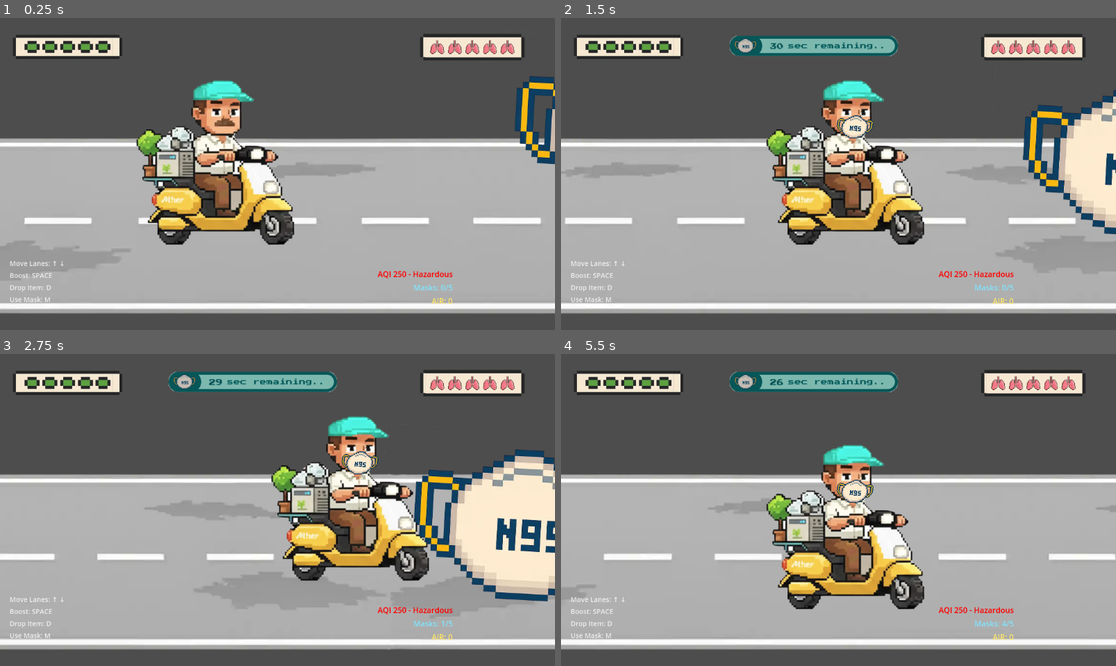
Above: before the commit, frames 1-4 (two rows, left to right).
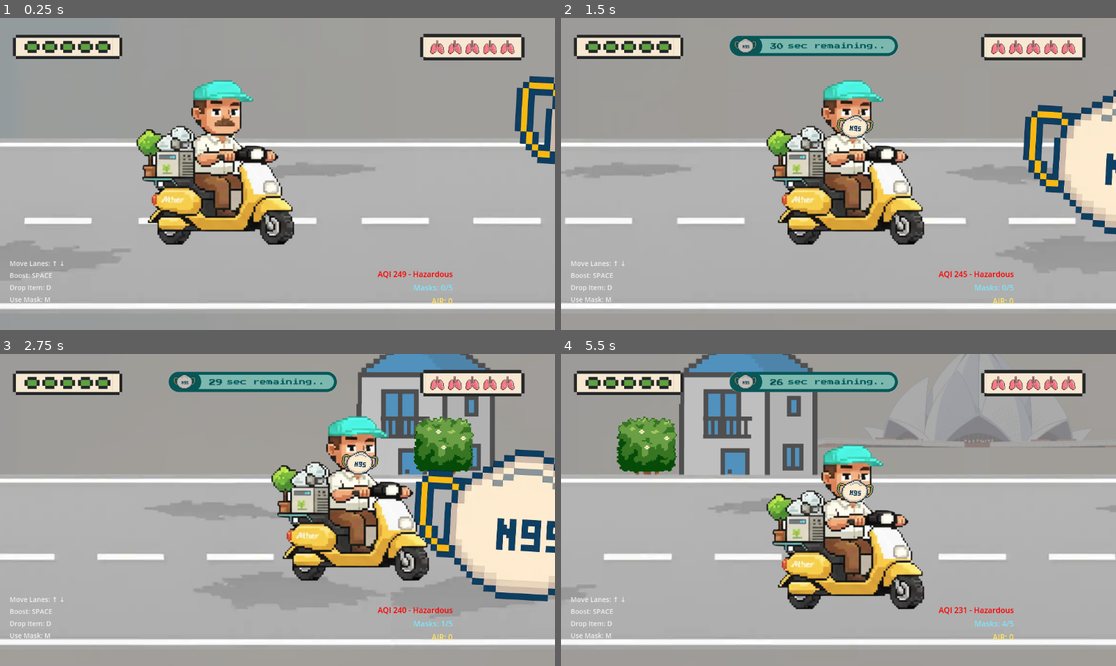
Above: after the commit, the same moments.

Repository: hr1juldey/breath_rush
Game: Godot game, scene res://scenes/Main.tscn
Two runs of this game, one before a commit and one after it. Both use one fixed random seed, a clock stepped at 60 frames per second and the inputs below.
Inputs (mouse positions are in pixels of both pictures, inside the frame that each line leads up to):
- Up to frame 1 (0.25 s): no input
- Up to frame 2 (1.5 s): tap Enter at 0.5 s; move the mouse to (960, 158) at 0.52 s; hold Right (ui_right) 0.53-1.25 s; hold Shift 0.53-1.25 s; click (960, 158) at 0.67 s; tap Space at 0.77 s; drag from (727, 189) to (1016, 161) at 1.27 s
- Up to frame 3 (2.75 s): move the mouse to (333, 441) at 2.02 s; hold Right (ui_right) from 2.03 s (still down); tap Ctrl at 2.1 s
- Up to frame 4 (5.5 s): release Right (ui_right) at 2.75 s; drag from (810, 572) to (1016, 497) at 2.77 s; move the mouse to (1005, 556) at 3.52 s; hold Left (ui_left) 3.53-4.25 s; hold H 3.53-4.25 s; tap Space at 3.77 s; drag from (672, 463) to (988, 469) at 4.27 s; move the mouse to (866, 510) at 5.02 s; hold Down from 5.03 s (still down); hold Shift from 5.03 s (still down); click (866, 510) at 5.17 s

The runs differ from the first frame. In frame 1, 38% of the frame differs, in the area x 0-100%, y 0-100%; in frame 2, 36%; in frame 3, 35%; in frame 4, 36%.

Commit message:
feat: Add EV charger and enhance environment visuals
Introduce a new `EVCharger` scene, providing a new interactive element in the game world. This includes its visual representation, collision, and associated script.

Refactor the parallax background system in `Main.tscn` by replacing the generic parallax controller with dedicated spawner components (`FarLayerSpawner`, `MidLayerSpawner`, `FrontLayerSpawner`). This improves modularity, allows for dynamic loading of diverse parallax assets, and facilitates more varied and detailed backgrounds.

Update the sky and smog rendering to utilize dedicated texture assets (`sky_bad.webp`, `sky_ok.webp`, `sky_clear.webp`, `smog_overlay.webp`) instead of shader-generated colors or generic white textures. This significantly enhances visual fidelity and allows for more artist-driven environmental effects.

Diff:
--- /dev/null
+++ b/scenes/EVCharger.tscn
@@ -0,0 +1,18 @@
+[gd_scene load_steps=3 format=3 uid="uid://ev_charger_scene"]
+
+[ext_resource type="Script" path="res://scripts/EVCharger.gd" id="1_charger"]
+[ext_resource type="Texture2D" path="res://assets/pickups/ev_charger.webp" id="2_charger_texture"]
+
+[sub_resource type="RectangleShape2D" id="ChargerCollision"]
+size = Vector2(80, 120)
+
+[node name="EVCharger" type="Area2D"]
+collision_layer = 4
+collision_mask = 1
+script = ExtResource("1_charger")
+
+[node name="Sprite2D" type="Sprite2D" parent="."]
+texture = ExtResource("2_charger_texture")
+
+[node name="CollisionShape2D" type="CollisionShape2D" parent="."]
+shape = SubResource("ChargerCollision")
--- a/scenes/Main.tscn
+++ b/scenes/Main.tscn
@@ -1,9 +1,8 @@
-[gd_scene load_steps=24 format=3 uid="uid://bre1xmdt1w2k6"]
+[gd_scene load_steps=20 format=3 uid="uid://bre1xmdt1w2k6"]
 
 [ext_resource type="Script" uid="uid://m4up31qjvh40" path="res://scripts/Game.gd" id="1_1r2jk"]
 [ext_resource type="Script" uid="uid://dxap4jwikaan7" path="res://scripts/RoadScroll.gd" id="3_6l9m2"]
 [ext_resource type="Script" uid="uid://chbh558ddgqet" path="res://scripts/Spawner.gd" id="4_7n3o5"]
-[ext_resource type="Script" path="res://scripts/ParallaxController.gd" id="4_parallax"]
 [ext_resource type="Script" path="res://scripts/SkyController.gd" id="5_sky_ctrl"]
 [ext_resource type="Script" path="res://scripts/SmogController.gd" id="6_smog_ctrl"]
 [ext_resource type="Script" path="res://scripts/components/spawner/ObstacleSpawner.gd" id="5_obstacle"]
@@ -15,26 +14,21 @@
 [ext_resource type="PackedScene" uid="uid://d6jl4a6t8i" path="res://scenes/HUD.tscn" id="11_hud_scene"]
 [ext_resource type="Shader" path="res://shaders/sky_shader.gdshader" id="12_sky_shader"]
 [ext_resource type="Shader" path="res://shaders/smog_shader.gdshader" id="13_smog_shader"]
-
-[sub_resource type="Image" id="WhiteImage"]
-width = 1
-height = 1
-format = "RGB8"
-data = PackedByteArray(255, 255, 255)
-
-[sub_resource type="ImageTexture" id="WhiteTexture"]
-image = SubResource("WhiteImage")
+[ext_resource type="Texture2D" path="res://assets/vfx/smog_overlay.webp" id="14_smog_overlay"]
+[ext_resource type="Texture2D" path="res://assets/skies/sky_bad.webp" id="15_sky_bad"]
+[ext_resource type="Texture2D" path="res://assets/skies/sky_ok.webp" id="16_sky_ok"]
+[ext_resource type="Texture2D" path="res://assets/skies/sky_clear.webp" id="17_sky_clear"]
+[ext_resource type="Script" path="res://scripts/components/parallax/FarLayerSpawner.gd" id="22_far_spawner"]
+[ext_resource type="Script" path="res://scripts/components/parallax/MidLayerSpawner.gd" id="23_mid_spawner"]
+[ext_resource type="Script" path="res://scripts/components/parallax/FrontLayerSpawner.gd" id="24_front_spawner"]
 
 [sub_resource type="ShaderMaterial" id="SkyShaderMaterial"]
 shader = ExtResource("12_sky_shader")
 shader_parameter/sky_state = 2
 shader_parameter/transition_progress = 1.0
-shader_parameter/bad_sky_top = Color(0.75, 0.65, 0.5, 1)
-shader_parameter/bad_sky_bottom = Color(0.55, 0.45, 0.35, 1)
-shader_parameter/ok_sky_top = Color(0.82, 0.78, 0.7, 1)
-shader_parameter/ok_sky_bottom = Color(0.68, 0.62, 0.52, 1)
-shader_parameter/clear_sky_top = Color(0.45, 0.75, 1, 1)
-shader_parameter/clear_sky_bottom = Color(0.3, 0.55, 0.85, 1)
+shader_parameter/sky_bad_texture = ExtResource("15_sky_bad")
+shader_parameter/sky_ok_texture = ExtResource("16_sky_ok")
+shader_parameter/sky_clear_texture = ExtResource("17_sky_clear")
 
 [sub_resource type="ShaderMaterial" id="SmogShaderMaterial_1"]
 shader = ExtResource("13_smog_shader")
@@ -70,7 +64,7 @@
 [node name="SkyShaderSprite" type="Sprite2D" parent="ParallaxBG/SkyLayer"]
 position = Vector2(480, 240)
 scale = Vector2(10, 10)
-texture = SubResource("WhiteTexture")
+texture = ExtResource("14_smog_overlay")
 material = SubResource("SkyShaderMaterial")
 script = ExtResource("5_sky_ctrl")
 
@@ -80,13 +74,14 @@
 [node name="SmogShaderSprite_1" type="Sprite2D" parent="ParallaxBG/SmogLayer_1"]
 position = Vector2(480, 240)
 scale = Vector2(10, 10)
-texture = SubResource("WhiteTexture")
+texture = ExtResource("14_smog_overlay")
 material = SubResource("SmogShaderMaterial_1")
 
 [node name="FarLayer" type="ParallaxLayer" parent="ParallaxBG"]
 motion_scale = Vector2(0.3, 0)
 
-[node name="FarNode" type="Node2D" parent="ParallaxBG/FarLayer"]
+[node name="FarLayerSpawner" type="Node" parent="ParallaxBG/FarLayer"]
+script = ExtResource("22_far_spawner")
 
 [node name="SmogLayer_2" type="ParallaxLayer" parent="ParallaxBG"]
 motion_scale = Vector2(0.45, 0)
@@ -94,13 +89,14 @@
 [node name="SmogShaderSprite_2" type="Sprite2D" parent="ParallaxBG/SmogLayer_2"]
 position = Vector2(480, 240)
 scale = Vector2(10, 10)
-texture = SubResource("WhiteTexture")
+texture = ExtResource("14_smog_overlay")
 material = SubResource("SmogShaderMaterial_2")
 
 [node name="MidLayer" type="ParallaxLayer" parent="ParallaxBG"]
 motion_scale = Vector2(0.6, 0)
 
-[node name="MidNode" type="Node2D" parent="ParallaxBG/MidLayer"]
+[node name="MidLayerSpawner" type="Node" parent="ParallaxBG/MidLayer"]
+script = ExtResource("23_mid_spawner")
 
 [node name="SmogLayer_3" type="ParallaxLayer" parent="ParallaxBG"]
 motion_scale = Vector2(0.75, 0)
@@ -108,13 +104,14 @@
 [node name="SmogShaderSprite_3" type="Sprite2D" parent="ParallaxBG/SmogLayer_3"]
 position = Vector2(480, 240)
 scale = Vector2(10, 10)
-texture = SubResource("WhiteTexture")
+texture = ExtResource("14_smog_overlay")
 material = SubResource("SmogShaderMaterial_3")
 
 [node name="FrontLayer" type="ParallaxLayer" parent="ParallaxBG"]
 motion_scale = Vector2(0.9, 0)
 
-[node name="FrontNode" type="Node2D" parent="ParallaxBG/FrontLayer"]
+[node name="FrontLayerSpawner" type="Node" parent="ParallaxBG/FrontLayer"]
+script = ExtResource("24_front_spawner")
 
 [node name="SmogManager" type="Node" parent="ParallaxBG"]
 script = ExtResource("6_smog_ctrl")
--- /dev/null
+++ b/scripts/EVCharger.gd
@@ -0,0 +1,70 @@
+extends Area2D
+class_name EVCharger
+
+## EV Charging Station - spawns only when player battery is low
+## Pauses world scrolling for 5 seconds while recharging
+
+signal charging_started
+signal charging_complete
+
+var scroll_speed = 400.0
+var is_charging = false
+var charge_duration = 5.0
+var charge_timer = 0.0
+
+@onready var sprite = $Sprite2D
+@onready var collision = $CollisionShape2D
+
+func _ready():
+	body_entered.connect(_on_body_entered)
+	area_entered.connect(_on_area_entered)
+
+func _physics_process(delta):
+	if not is_charging:
+		# Scroll left
+		global_position.x -= scroll_speed * delta
+
+		# Despawn if off-screen
+		if global_position.x < -100:
+			queue_free()
+	else:
+		# Charging - update timer
+		charge_timer += delta
+		if charge_timer >= charge_duration:
+			_finish_charging()
+
+func _on_body_entered(body):
+	if body.name == "Player" and not is_charging:
+		_start_charging(body)
+
+func _on_area_entered(area):
+	if area.get_parent().name == "Player" and not is_charging:
+		_start_charging(area.get_parent())
+
+func _start_charging(player: Node):
+	"""Start charging sequence"""
+	is_charging = true
+	charge_timer = 0.0
+
+	# Notify player battery to enter charging zone
+	var battery_component = player.get_node_or_null("PlayerBattery")
+	if battery_component:
+		battery_component.enter_charging_zone()
+
+	# Emit signal to pause world
+	charging_started.emit()
+
+	print("[EVCharger] Charging started - 5 second pause")
+
+func _finish_charging():
+	"""Complete charging and resume world"""
+	is_charging = false
+	charging_complete.emit()
+
+	print("[EVCharger] Charging complete - resuming world")
+
+	# Despawn after use
+	queue_free()
+
+func set_scroll_speed(speed: float):
+	scroll_speed = speed
--- a/scripts/Game.gd
+++ b/scripts/Game.gd
@@ -28,6 +28,7 @@
 var base_scroll_speed = 400.0
 var boost_multiplier = 1.35
 var game_over = false
+var world_paused = false
 
 func _ready():
 	# Load configurations
@@ -46,6 +47,19 @@
 	if smog_controller and smog_controller.has_method("set_aqi"):
 		smog_controller.set_aqi(current_aqi)
 
+	# Tween AQI from 250 to 50 over 60 seconds (TEST FEATURE)
+	var tween = create_tween()
+	tween.set_trans(Tween.TRANS_LINEAR)
+	tween.tween_method(
+		func(aqi: float):
+			current_aqi = aqi
+			if sky_controller and sky_controller.has_method("set_aqi"):
+				sky_controller.set_aqi(current_aqi)
+			if smog_controller and smog_controller.has_method("set_aqi"):
+				smog_controller.set_aqi(current_aqi),
+		250.0, 50.0, 60.0
+	)
+
 	# Initialize first chunk
 	load_chunk_data()
 	if chunks_data.size() > 0:
@@ -55,6 +69,10 @@
 	connect_delivery_zones()
 
 func _process(delta):
+	# Skip updates if world is paused
+	if world_paused:
+		return
+
 	# Update run distance
 	run_distance += scroll_speed * delta
 
@@ -277,3 +295,13 @@
 		for pickup in spawner.pickup_pool:
 			if is_instance_valid(pickup) and pickup.has_method("set_scroll_speed"):
 				pickup.set_scroll_speed(scroll_speed)
+
+func pause_world_scroll() -> void:
+	"""Pause world scrolling for EV charger"""
+	world_paused = true
+	print("[Game] World scrolling PAUSED for charging")
+
+func resume_world_scroll() -> void:
+	"""Resume world scrolling after charging"""
+	world_paused = false
+	print("[Game] World scrolling RESUMED after charging")
--- a/scripts/Spawner.gd
+++ b/scripts/Spawner.gd
@@ -48,18 +48,25 @@
 	print("[Spawner] ========== All Components Initialized ==========")
 
 func _find_player() -> void:
-	"""Find player reference for chunk manager"""
+	"""Find player reference for chunk manager and pickup spawner"""
 	var parent = get_parent()
 	if parent:
 		player_ref = parent.find_child("Player")
 		if player_ref and chunk_manager:
 			chunk_manager.setup(player_ref)
 			print("[Spawner] ✓ ChunkManager ready with player reference")
+		if player_ref and pickup_spawner:
+			pickup_spawner.set_player_reference(player_ref)
+			print("[Spawner] ✓ PickupSpawner has player reference for EV charger")
 
 func _process(_delta: float) -> void:
 	"""Coordinate all spawning components"""
 	if not chunk_manager:
 		return
+
+	# Check if EV charger should spawn (low battery)
+	if pickup_spawner and pickup_spawner.should_spawn_ev_charger():
+		pickup_spawner.spawn_ev_charger(1100.0, 420.0)  # Spawn ahead on road
 
 	# Get next obstacle spawn from chunk manager
 	var obstacle_spawn = chunk_manager.get_next_obstacle_spawn()
@@ -71,14 +78,15 @@
 		if obstacle_spawner:
 			obstacle_spawner.spawn_obstacle(x, y, type)
 
-	# Get next pickup spawn from chunk manager
+	# Get next pickup spawn from chunk manager (exclude EV charger from random spawning)
 	var pickup_spawn = chunk_manager.get_next_pickup_spawn()
 	if not pickup_spawn.is_empty():
 		var x = pickup_spawn.get("x", 960)
 		var y = pickup_spawn.get("y", 300)
 		var type = pickup_spawn.get("type", "mask")
 
-		if pickup_spawner:
+		# Only spawn masks, not chargers
+		if pickup_spawner and type == "mask":
 			pickup_spawner.spawn_pickup(x, y, type)
 
 # === Public API (Delegate to components) ===
--- /dev/null
+++ b/scripts/components/parallax/FarLayerSpawner.gd
@@ -0,0 +1,30 @@
+extends ParallaxLayerSpawner
+class_name FarLayerSpawner
+
+## Spawns distant landmarks: Laal Kila, Hauskhas, CP, etc.
+## Only ONE monument visible per screen (realistic design)
+
+func _ready():
+	# Far layer settings - landmarks sit on horizon
+	pool_size = 1  # Only 1 monument at a time
+	spawn_interval_min = 8.0  # Long interval between monuments
+	spawn_interval_max = 12.0
+	y_position = 530.0  # Horizon line from SS/6.png
+	y_variance = 5.0
+	base_scale = 0.4
+	scale_variance = 0.05
+	despawn_x = -400.0
+	spawn_x = 1300.0
+	motion_scale = 0.3
+
+	# Load textures from assets/parallax/
+	textures = [
+		preload("res://assets/parallax/Laal_kila.webp"),
+		preload("res://assets/parallax/Hauskhas.webp"),
+		preload("res://assets/parallax/CP.webp"),
+		preload("res://assets/parallax/Lotus_park.webp"),
+		preload("res://assets/parallax/Hanuman.webp"),
+		preload("res://assets/parallax/Select_City_mall.webp"),
+	]
+
+	super._ready()
--- /dev/null
+++ b/scripts/components/parallax/FrontLayerSpawner.gd
@@ -0,0 +1,29 @@
+extends ParallaxLayerSpawner
+class_name FrontLayerSpawner
+
+## Spawns foreground elements: trees, fruit stalls
+## Largest scale, fastest movement (motion_scale 0.9)
+
+func _ready():
+	# Front layer settings - trees/decorations sit on horizon
+	pool_size = 6
+	spawn_interval_min = 2.5
+	spawn_interval_max = 5.0
+	y_position = 530.0  # Horizon line
+	y_variance = 5.0
+	base_scale = 0.25
+	scale_variance = 0.05
+	despawn_x = -250.0
+	spawn_x = 1200.0
+	motion_scale = 0.9
+
+	# Load textures from assets/parallax/
+	textures = [
+		preload("res://assets/parallax/tree_1.webp"),
+		preload("res://assets/parallax/tree_2.webp"),
+		preload("res://assets/parallax/tree_3.webp"),
+		preload("res://assets/parallax/fruit_stall.webp"),
+		preload("res://assets/parallax/billboard.webp"),
+	]
+
+	super._ready()
--- /dev/null
+++ b/scripts/components/parallax/MidLayerSpawner.gd
@@ -0,0 +1,30 @@
+extends ParallaxLayerSpawner
+class_name MidLayerSpawner
+
+## Spawns mid-ground buildings: restaurant, pharmacy, shops
+## Medium size, medium speed (motion_scale 0.6)
+
+func _ready():
+	# Mid layer settings - buildings sit on horizon
+	pool_size = 5
+	spawn_interval_min = 3.0
+	spawn_interval_max = 6.0
+	y_position = 530.0  # Horizon line
+	y_variance = 3.0
+	base_scale = 0.35
+	scale_variance = 0.05
+	despawn_x = -300.0
+	spawn_x = 1250.0
+	motion_scale = 0.6
+
+	# Load textures from assets/parallax/
+	textures = [
+		preload("res://assets/parallax/restaurant.webp"),
+		preload("res://assets/parallax/pharmacy.webp"),
+		preload("res://assets/parallax/shop.webp"),
+		preload("res://assets/parallax/home_1.webp"),
+		preload("res://assets/parallax/building_generic.webp"),
+		preload("res://assets/parallax/two_storey_building.webp"),
+	]
+
+	super._ready()
--- /dev/null
+++ b/scripts/components/parallax/ParallaxLayerSpawner.gd
@@ -0,0 +1,86 @@
+extends Node
+class_name ParallaxLayerSpawner
+
+## Base class for parallax layer spawning with object pooling
+## Spawns objects at right edge, despawns at left edge
+
+signal object_spawned(obj: Node2D)
+signal object_despawned(obj: Node2D)
+
+@export var textures: Array[Texture2D] = []
+@export var pool_size: int = 5
+@export var spawn_interval_min: float = 2.0
+@export var spawn_interval_max: float = 5.0
+@export var y_position: float = 300.0
+@export var y_variance: float = 20.0
+@export var base_scale: float = 0.5
+@export var scale_variance: float = 0.1
+@export var despawn_x: float = -200.0
+@export var spawn_x: float = 1200.0
+
+var object_pool: Array[Sprite2D] = []
+var active_objects: Array[Sprite2D] = []
+var spawn_timer: float = 0.0
+var next_spawn_time: float = 0.0
+var scroll_speed: float = 300.0
+var motion_scale: float = 1.0
+
+func _ready():
+	_create_pool()
+	next_spawn_time = randf_range(0.5, spawn_interval_min)
+
+func _create_pool():
+	for i in pool_size:
+		var sprite = Sprite2D.new()
+		sprite.visible = false
+		add_child(sprite)
+		object_pool.append(sprite)
+
+func _physics_process(delta):
+	spawn_timer += delta
+
+	# Check spawn
+	if spawn_timer >= next_spawn_time and not object_pool.is_empty():
+		_spawn_object()
+		spawn_timer = 0.0
+		next_spawn_time = randf_range(spawn_interval_min, spawn_interval_max)
+
+	# Move and check despawn
+	var effective_speed = scroll_speed * motion_scale * delta
+	for obj in active_objects.duplicate():
+		obj.position.x -= effective_speed
+		if obj.position.x < despawn_x:
+			_despawn_object(obj)
+
+func _spawn_object():
+	if object_pool.is_empty() or textures.is_empty():
+		return
+
+	var sprite = object_pool.pop_back()
+	sprite.texture = textures[randi() % textures.size()]
+
+	# Set bottom-center pivot so sprites sit on horizon
+	if sprite.texture:
+		sprite.offset = Vector2(-sprite.texture.get_width() / 2.0, -sprite.texture.get_height())
+
+	sprite.position.x = spawn_x
+	sprite.position.y = y_position + randf_range(-y_variance, y_variance)
+
+	var scale_val = base_scale + randf_range(-scale_variance, scale_variance)
+	sprite.scale = Vector2(scale_val, scale_val)
+	sprite.visible = true
+
+	active_objects.append(sprite)
+	object_spawned.emit(sprite)
+
+func _despawn_object(sprite: Sprite2D):
+	sprite.visible = false
+	active_objects.erase(sprite)
+	object_pool.append(sprite)
+	object_despawned.emit(sprite)
+
+func set_scroll_speed(speed: float):
+	scroll_speed = speed
+
+func set_motion_scale(scale: float):
+	motion_scale = scale
--- a/scripts/components/spawner/PickupSpawner.gd
+++ b/scripts/components/spawner/PickupSpawner.gd
@@ -11,13 +11,19 @@
 This component is extracted from Spawner.gd to isolate pickup spawning.
 """
 
-# Preloaded scene
+# Preloaded scenes
 var mask_scene = preload("res://scenes/Mask.tscn")
+var ev_charger_scene = preload("res://scenes/EVCharger.tscn")
 
 # Object pool
 var pickup_pool = []
 var pool_size = 6
 var spawn_speed = 400.0
+
+# EV Charger tracking
+var ev_charger_active: Node = null
+var battery_low_threshold = 25.0
+var player_ref: Node = null
 
 # Lane positions for adjustment
 var lane_positions = [240, 300, 360]
@@ -40,6 +46,10 @@
 	"""Setup reference to spawn coordinator"""
 	coordinator_ref = coordinator
 	print("[PickupSpawner] Setup complete - coordinator: %s" % (coordinator != null))
+
+func set_player_reference(player: Node) -> void:
+	"""Set player reference for battery checking"""
+	player_ref = player
 
 func spawn_pickup(x: float, y: float, pickup_type: String) -> bool:
 	"""
@@ -140,3 +150,49 @@
 		if is_instance_valid(pickup) and not pickup.visible:
 			count += 1
 	return count
+
+# === EV Charger Logic ===
+
+func should_spawn_ev_charger() -> bool:
+	"""Check if EV charger should spawn (low battery + no active charger)"""
+	if ev_charger_active and is_instance_valid(ev_charger_active):
+		return false  # Already has active charger
+
+	if not player_ref:
+		return false  # No player reference
+
+	var battery_component = player_ref.get_node_or_null("PlayerBattery")
+	if not battery_component:
+		return false
+
+	return battery_component.battery <= battery_low_threshold
+
+func spawn_ev_charger(x: float, y: float = 300.0) -> void:
+	"""Spawn EV charger at position (middle lane by default)"""
+	if ev_charger_active and is_instance_valid(ev_charger_active):
+		return  # Already spawned
+
+	var charger = ev_charger_scene.instantiate()
+	charger.global_position = Vector2(x, y)
+	charger.set_scroll_speed(spawn_speed)
+
+	# Connect signals to pause world
+	charger.charging_started.connect(_on_charger_start)
+	charger.charging_complete.connect(_on_charger_complete)
+
+	add_child(charger)
+	ev_charger_active = charger
+
+	print("[PickupSpawner] EV Charger spawned at (%.0f, %.0f)" % [x, y])
+
+func _on_charger_start():
+	"""EV charger started - notify game to pause world"""
+	if coordinator_ref and coordinator_ref.get_parent().has_method("pause_world_scroll"):
+		coordinator_ref.get_parent().pause_world_scroll()
+
+func _on_charger_complete():
+	"""EV charger complete - notify game to resume world"""
+	if coordinator_ref and coordinator_ref.get_parent().has_method("resume_world_scroll"):
+		coordinator_ref.get_parent().resume_world_scroll()
+
+	ev_charger_active = null
--- a/shaders/sky_shader.gdshader
+++ b/shaders/sky_shader.gdshader
@@ -1,6 +1,6 @@
 shader_type canvas_item;
 // Sky shader with AQI-based state transitions
-// Renders gradient skies: bad (tan) → ok (light tan) → clear (blue)
+// Renders textured skies: bad → ok → clear
 
 // State: 0=bad, 1=ok, 2=clear
 uniform int sky_state : hint_range(0, 2) = 2;
@@ -8,53 +8,41 @@
 // Smooth transition: 0→1 when changing states
 uniform float transition_progress : hint_range(0.0, 1.0) = 1.0;
 
-// Bad AQI colors (dark, tan/brown)
-uniform vec3 bad_sky_top = vec3(0.75, 0.65, 0.50);
-uniform vec3 bad_sky_bottom = vec3(0.55, 0.45, 0.35);
-
-// OK AQI colors (light tan)
-uniform vec3 ok_sky_top = vec3(0.82, 0.78, 0.70);
-uniform vec3 ok_sky_bottom = vec3(0.68, 0.62, 0.52);
-
-// Clear AQI colors (blue sky)
-uniform vec3 clear_sky_top = vec3(0.45, 0.75, 1.0);
-uniform vec3 clear_sky_bottom = vec3(0.30, 0.55, 0.85);
+// Sky texture samplers
+uniform sampler2D sky_bad_texture;
+uniform sampler2D sky_ok_texture;
+uniform sampler2D sky_clear_texture;
 
 void fragment() {
-	// Get current state colors
-	vec3 curr_top, curr_bottom;
+	// Sample all three sky textures
+	vec4 bad_sample = texture(sky_bad_texture, UV);
+	vec4 ok_sample = texture(sky_ok_texture, UV);
+	vec4 clear_sample = texture(sky_clear_texture, UV);
+
+	// Get current state texture
+	vec4 curr_color;
 
 	if (sky_state == 0) {           // bad
-		curr_top = bad_sky_top;
-		curr_bottom = bad_sky_bottom;
+		curr_color = bad_sample;
 	} else if (sky_state == 1) {    // ok
-		curr_top = ok_sky_top;
-		curr_bottom = ok_sky_bottom;
+		curr_color = ok_sample;
 	} else {                         // clear
-		curr_top = clear_sky_top;
-		curr_bottom = clear_sky_bottom;
+		curr_color = clear_sample;
 	}
 
-	// Get previous state colors (for interpolation)
-	vec3 prev_top, prev_bottom;
+	// Get previous state texture (for smooth transition)
+	vec4 prev_color;
 
 	if (sky_state == 0) {
-		prev_top = ok_sky_top;
-		prev_bottom = ok_sky_bottom;
+		prev_color = ok_sample;
 	} else if (sky_state == 1) {
-		prev_top = clear_sky_top;
-		prev_bottom = clear_sky_bottom;
+		prev_color = clear_sample;
 	} else {
-		prev_top = bad_sky_top;
-		prev_bottom = bad_sky_bottom;
+		prev_color = bad_sample;
 	}
 
 	// Smooth interpolation between states
-	vec3 final_top = mix(prev_top, curr_top, transition_progress);
-	vec3 final_bottom = mix(prev_bottom, curr_bottom, transition_progress);
+	vec4 final_color = mix(prev_color, curr_color, transition_progress);
 
-	// Vertical gradient: bottom → top (UV.y: 0=bottom, 1=top)
-	vec3 sky_color = mix(final_bottom, final_top, UV.y);
-
-	COLOR = vec4(sky_color, 1.0);
+	COLOR = final_color;
 }
--- a/shaders/smog_shader.gdshader
+++ b/shaders/smog_shader.gdshader
@@ -67,11 +67,12 @@
 	// Remap noise to useful range and add contrast
 	fog_pattern = smoothstep(0.25, 0.75, fog_pattern);
 
-	// Apply opacity modulation
+	// Apply opacity modulation (texture alpha ignored, shader controls it)
 	float final_alpha = fog_pattern * opacity;
 
 	// Grayish fog color
 	vec3 fog_color = vec3(0.55, 0.55, 0.55);
 
+	// Force output alpha - ignore texture alpha
 	COLOR = vec4(fog_color, final_alpha);
 }
Not shown, added: scripts/components/parallax/FarLayerSpawner.gd.uid
Not shown, added: scripts/components/parallax/FrontLayerSpawner.gd.uid
Not shown, added: scripts/components/parallax/MidLayerSpawner.gd.uid
Not shown, added: scripts/components/parallax/ParallaxLayerSpawner.gd.uid
